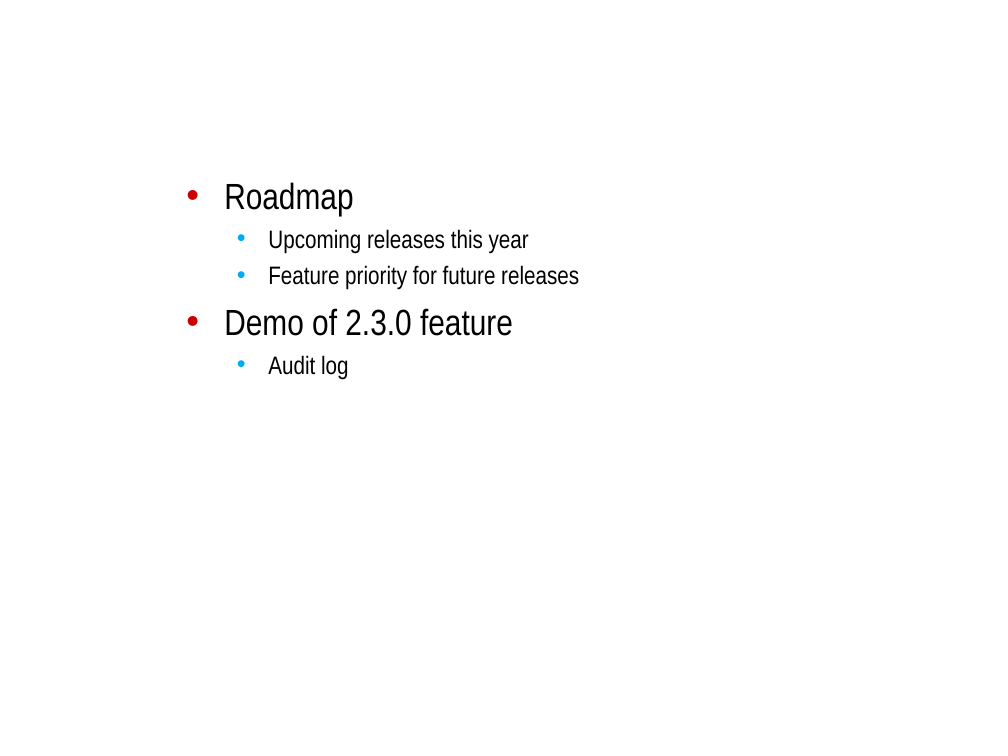
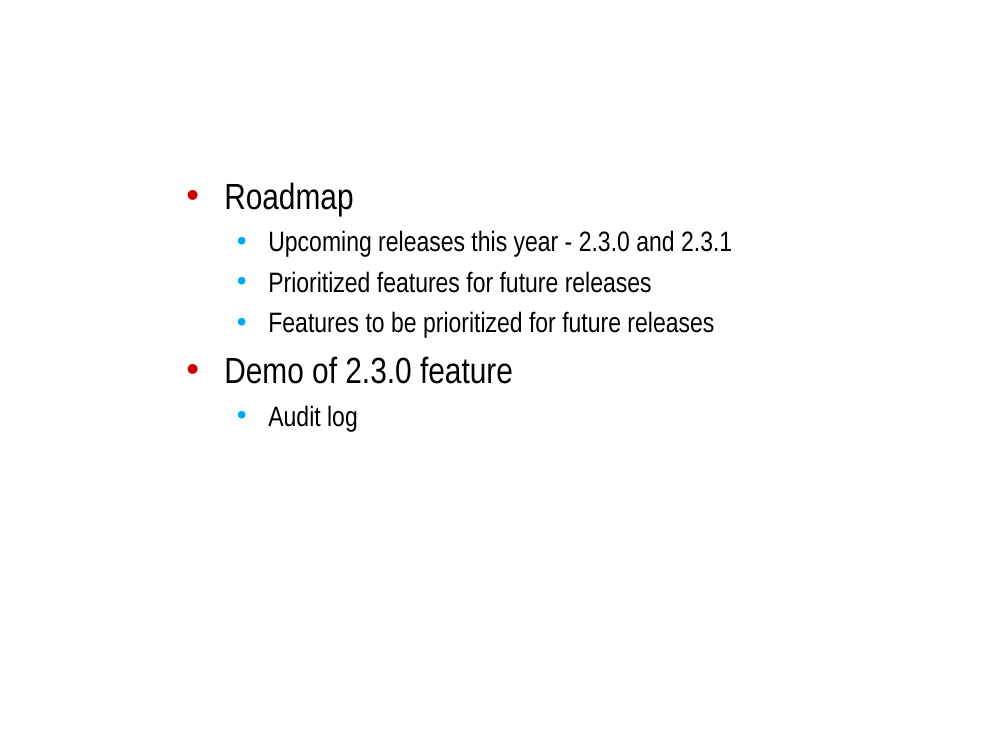
Before and after one commit to NCIP/caarray-docs, a slide deck: slide 2 of project_management/open_meetings/caArray User Community Meeting 2009.06.03.ppt. Drawn at 1008x756 pixels with LibreOffice and Linux fonts; fonts in the diff are those of the drawing; background and template pictures are left out. Boxes give left, top, right and bottom in pixels: in the first picture for what was removed or moved away, otherwise in the second. Text is boxed around its words. In the diff, an @@ line names an element or a change of style, - is before the commit and + after.

```diff
--- a/project_management/open_meetings/caArray User Community Meeting 2009.06.03.ppt
+++ b/project_management/open_meetings/caArray User Community Meeting 2009.06.03.ppt
@@ text at [268, 230, 732, 338]: text changed; size 18 to 20 pt @@
-  • Upcoming releases this year
-  • Feature priority for future releases
+  • Upcoming releases this year - 2.3.0 and 2.3.1
+  • Prioritized features for future releases
+  • Features to be prioritized for future releases
@@ text at [268, 405, 358, 431]: size 18 to 20 pt in "Audit log" @@
```
Also in this commit, not shown: 9 other slides changed.
